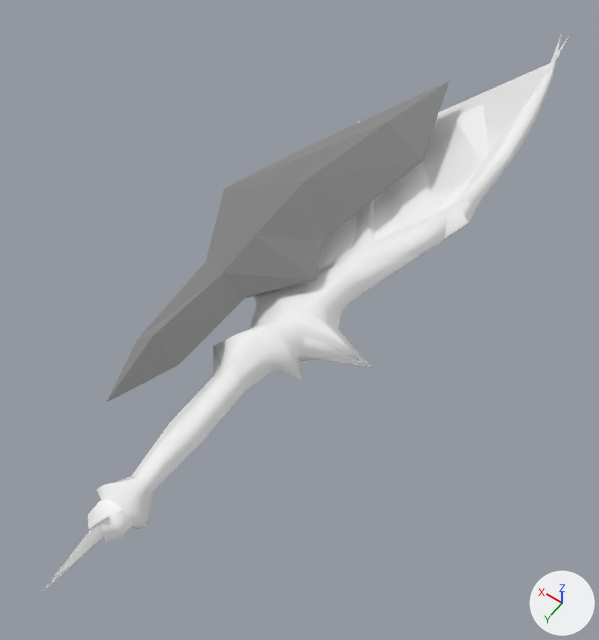
Two versions of the glTF model docs/models/weapons/w11/033_l.glb, one commit apart.
Both versions are drawn from a 50 mm camera at (-0.486, 0.361, 1.061) aimed at (0.037, -0.371, -0.089). The lights are fixed; the arrows at lower right show +X, +Y and +Z. The first picture is the older version. Vertices at exactly the same position are counted once.

Objects in the first picture: 'Group[0]', 'Group[100]', 'Group[20]'.
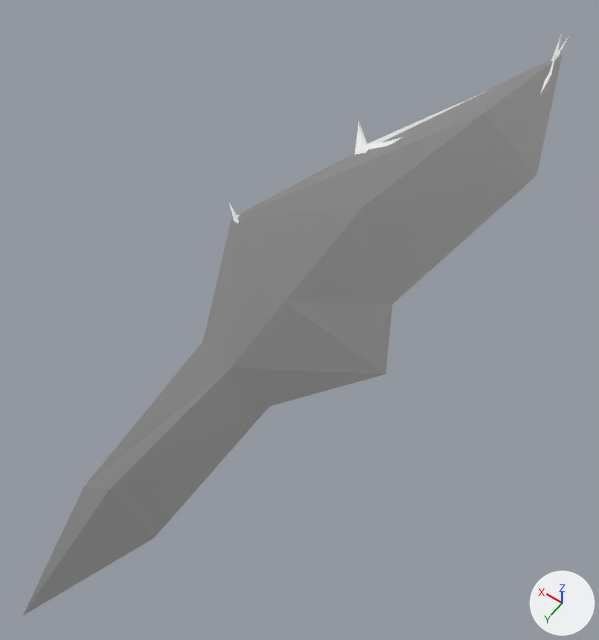
Patch to the scene script:
```diff
--- a/docs/models/weapons/w11/033_l.glb.py
+++ b/docs/models/weapons/w11/033_l.glb.py
@@ me_group_20 @@
-me_group_20.from_pydata(...)  # 21 vertices, 38 faces; spans x 0.0..0.255, y -0.949..0.0, z 0.0..0.1
-me_group_20.vertices[0].co = (0.07, -0.27, 0.05)  # pixel (245, 297)
-me_group_20.vertices[1].co = (0.071, -0.109, 0.05)  # pixel (178, 365)
-me_group_20.vertices[2].co = (0.109, -0.265, 0.013)
-me_group_20.vertices[3].co = (0.112, -0.109, 0.008)
-me_group_20.vertices[4].co = (0.169, -0.293, 0.05)  # pixel (206, 261)
-me_group_20.vertices[5].co = (0.152, -0.109, 0.05)  # pixel (137, 339)
-me_group_20.vertices[6].co = (0.109, -0.265, 0.087)  # pixel (222, 273)
-me_group_20.vertices[7].co = (0.112, -0.109, 0.092)  # pixel (153, 335)
-me_group_20.vertices[8].co = (0.112, 0.0, 0.05)  # pixel (106, 402)
-me_group_20.vertices[9].co = (0.255, -0.446, 0.048)  # pixel (223, 188)
-me_group_20.vertices[10].co = (0.109, -0.348, 0.1)  # pixel (254, 235)
-me_group_20.vertices[11].co = (0.0, -0.365, 0.05)  # pixel (316, 279)
-me_group_20.vertices[12].co = (0.109, -0.348, 0.0)
-me_group_20.vertices[13].co = (0.118, -0.499, 0.001)
-me_group_20.vertices[14].co = (0.041, -0.443, 0.05)  # pixel (322, 240)
-me_group_20.vertices[15].co = (0.118, -0.499, 0.099)  # pixel (304, 181)
-me_group_20.vertices[16].co = (0.091, -0.725, 0.09)  # pixel (388, 121)
-me_group_20.vertices[17].co = (0.205, -0.645, 0.035)  # pixel (311, 144)
-me_group_20.vertices[18].co = (0.091, -0.725, 0.009)
-me_group_20.vertices[19].co = (0.005, -0.708, 0.05)  # pixel (421, 161)
-me_group_20.vertices[20].co = (0.083, -0.949, 0.049)  # pixel (449, 80)
+me_group_20.from_pydata(...)  # 21 vertices, 38 faces; spans x -0.173..0.233, y -1.239..0.277, z -0.079..0.08
+# me_group_20 part 1
+me_group_20.vertices[0].co = (-0.062, -0.155, 0.0)  # pixel (269, 406)
+me_group_20.vertices[1].co = (-0.06, 0.102, 0.0)  # pixel (153, 538)
+me_group_20.vertices[2].co = (0.0, -0.146, -0.059)
+me_group_20.vertices[3].co = (0.005, 0.102, -0.067)
+me_group_20.vertices[4].co = (0.096, -0.191, 0.0)  # pixel (203, 341)
+me_group_20.vertices[5].co = (0.07, 0.102, 0.0)  # pixel (83, 486)
+me_group_20.vertices[6].co = (0.0, -0.146, 0.059)  # pixel (230, 367)
+me_group_20.vertices[7].co = (0.005, 0.102, 0.067)  # pixel (109, 489)
+me_group_20.vertices[8].co = (0.006, 0.277, 0.0)  # pixel (22, 615)
+me_group_20.vertices[9].co = (0.233, -0.435, -0.004)  # pixel (231, 217)
+me_group_20.vertices[10].co = (0.0, -0.279, 0.08)  # pixel (284, 301)
+me_group_20.vertices[11].co = (-0.173, -0.306, 0.0)  # pixel (386, 374)
+me_group_20.vertices[12].co = (0.0, -0.279, -0.079)
+me_group_20.vertices[13].co = (0.015, -0.52, -0.078)
+me_group_20.vertices[14].co = (-0.108, -0.43, 0.0)  # pixel (392, 304)
+me_group_20.vertices[15].co = (0.015, -0.52, 0.078)  # pixel (361, 207)
+me_group_20.vertices[16].co = (-0.028, -0.881, 0.065)  # pixel (484, 112)
+me_group_20.vertices[17].co = (0.154, -0.753, -0.023)
+me_group_20.vertices[18].co = (-0.028, -0.881, -0.065)
+me_group_20.vertices[19].co = (-0.165, -0.853, 0.0)  # pixel (536, 175)
+me_group_20.vertices[20].co = (-0.041, -1.239, -0.002)  # pixel (562, 54)
 me_group_20.materials.append(mat_xfb_w__m00_sou033_add)
```

Pixel boxes [x1, y1, x2, y2] of what changed, in the pictures (599 x 640 px):
'Group[20]', reshaped (57% wider, 74% taller): before [107, 81, 449, 402]; after [23, 55, 562, 615]
'Group[0]', unchanged, covered by the edit: before [48, 33, 562, 587]; after [229, 33, 562, 223]
'Group[100]', unchanged, covered by the edit: before [43, 36, 569, 591]; after [229, 36, 569, 223]
